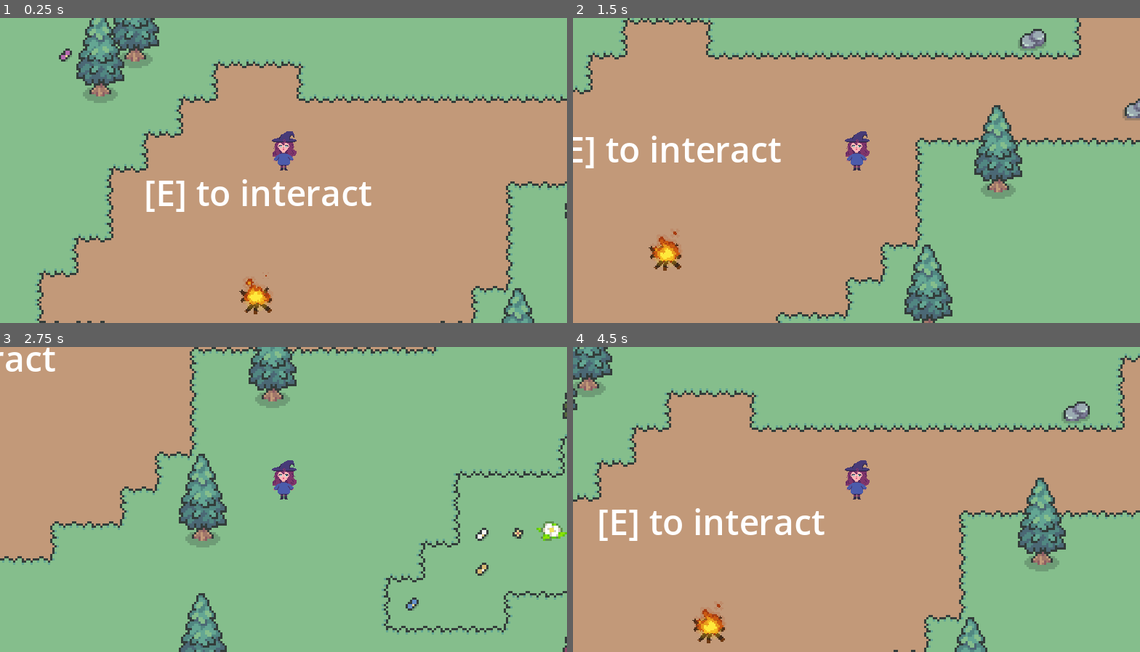
Above: before the commit, frames 1-4 (two rows, left to right).
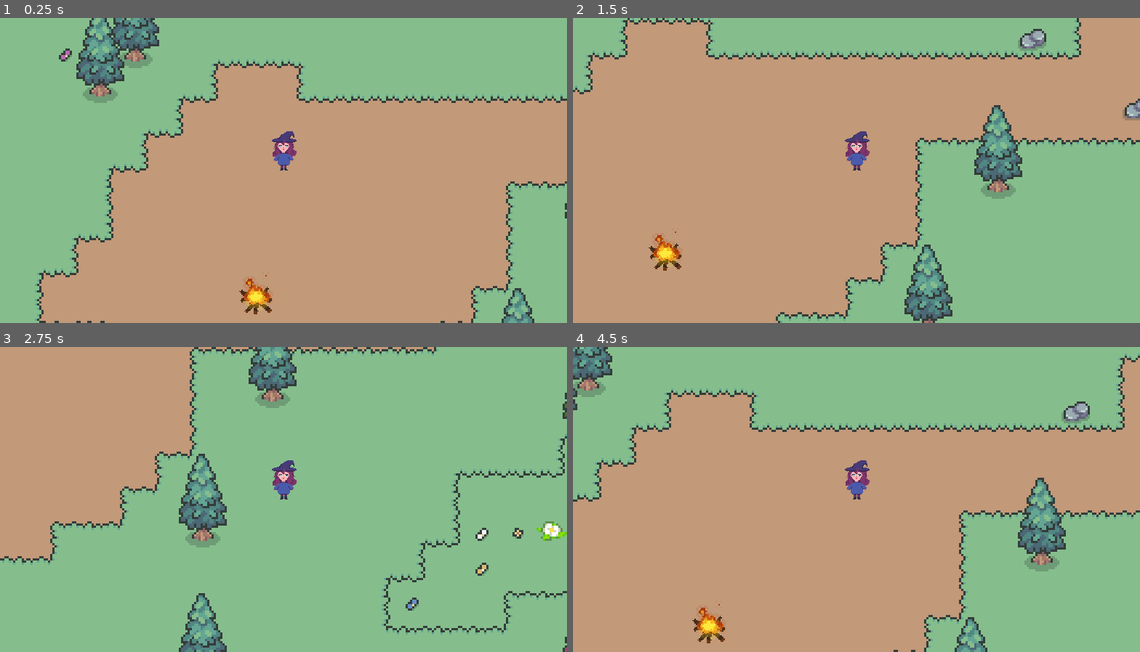
Above: after the commit, the same moments.

Repository: Sopheruss/ForestOfWonders_KikisAdventure
Game: Godot game, scene res://main.tscn
Two runs of this game, one before a commit and one after it. Both use one fixed random seed, a clock stepped at 60 frames per second and the inputs below.
Inputs:
- Up to frame 1 (0.25 s): no input
- Up to frame 2 (1.5 s): tap Enter at 0.5 s; hold D (right) 0.53-1.28 s; hold E (interact) 0.53-1.28 s; hold S (down) from 1.28 s (still down); tap E (interact) at 1.35 s
- Up to frame 3 (2.75 s): release S (down) at 2.03 s; hold D (right) from 2.03 s (still down); hold E (interact) from 2.03 s (still down)
- Up to frame 4 (4.5 s): release D (right) at 2.78 s; release E (interact) at 2.78 s; hold W (up) 2.78-3.53 s; tap E (interact) at 2.85, 4.35 s; hold E (interact) 3.53-4.28 s; hold A (left) from 3.53 s (still down)

The runs differ from the first frame. In frame 1, 1.2% of the frame differs, in the area x 25-66%, y 52-64%; in frame 2, 1.3%; in frame 3, 0.3%; in frame 4, 1.4%, in the area x 4-45%, y 52-96%.

Commit message:
fixed label v1
fix: Interaction was possible from everywhere on the map because of collision layer of campfire set on default (1) now is set to 2, 3 (mask to 3 - important for interaction, player has now collision layer 3 as well). Label now works as intended, collision as well, interaction too.

Ref..: "I realized it's because while my InteractionArea's collisionshape was masked to only detect the player, the actual object it was attached to was set on the default layer, which is player.  It fired immediately on startup because it thought it was the player lmao."

Diff:
--- a/main.tscn
+++ b/main.tscn
@@ -12,3 +12,4 @@
 
 [node name="Player" parent="." instance=ExtResource("3_3s42o")]
 position = Vector2(700, 892)
+collision_layer = 7
--- a/map.tscn
+++ b/map.tscn
@@ -702,6 +702,8 @@
 tile_set = SubResource("TileSet_0l1qp")
 
 [node name="Campfire" type="StaticBody2D" parent="."]
+collision_layer = 6
+collision_mask = 5
 script = ExtResource("12_logfa")
 
 [node name="Animation" type="AnimatedSprite2D" parent="Campfire"]
@@ -717,6 +719,7 @@
 shape = SubResource("RectangleShape2D_w6ukc")
 
 [node name="InteractionArea" parent="Campfire" instance=ExtResource("14_ohrfu")]
+collision_layer = 4
 
 [node name="CollisionShape2D" type="CollisionShape2D" parent="Campfire/InteractionArea"]
 position = Vector2(-1, 25)
--- a/player.tscn
+++ b/player.tscn
@@ -24,7 +24,7 @@
 [node name="Player" type="CharacterBody2D" groups=["player"]]
 z_index = 1
 y_sort_enabled = true
-collision_layer = 3
+collision_layer = 7
 collision_mask = 3
 script = ExtResource("1_ra6gl")
 
